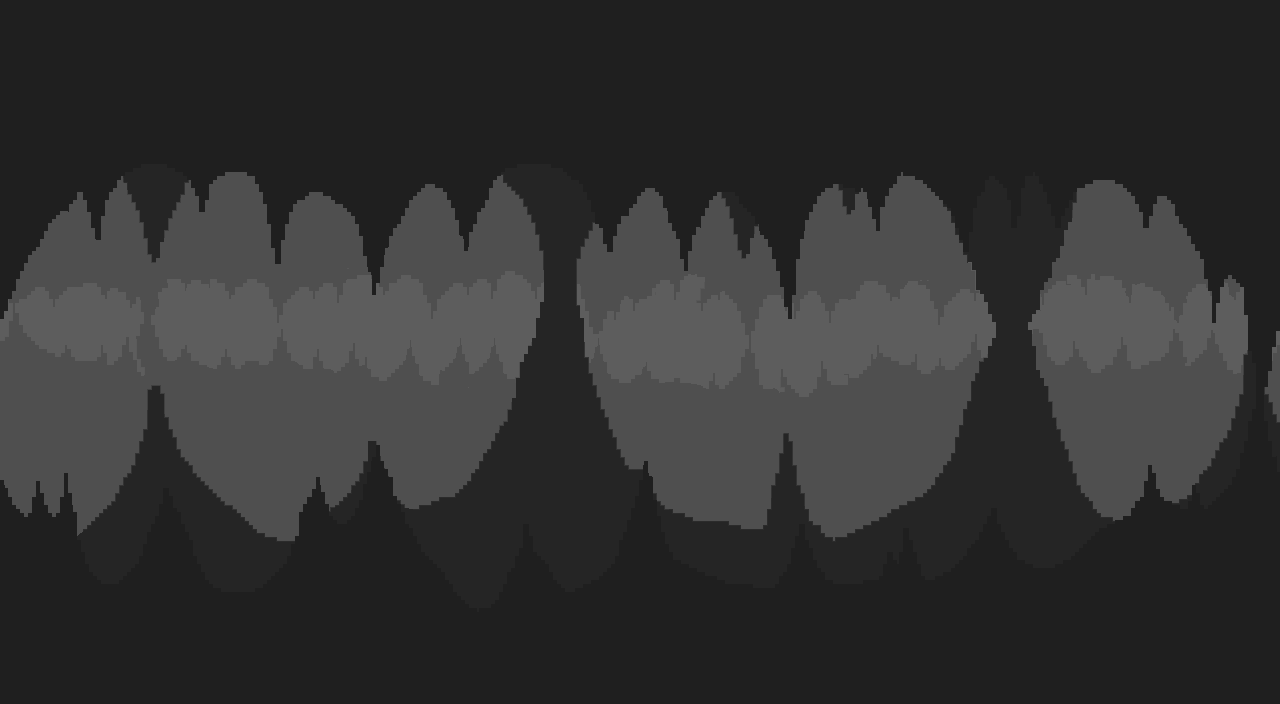
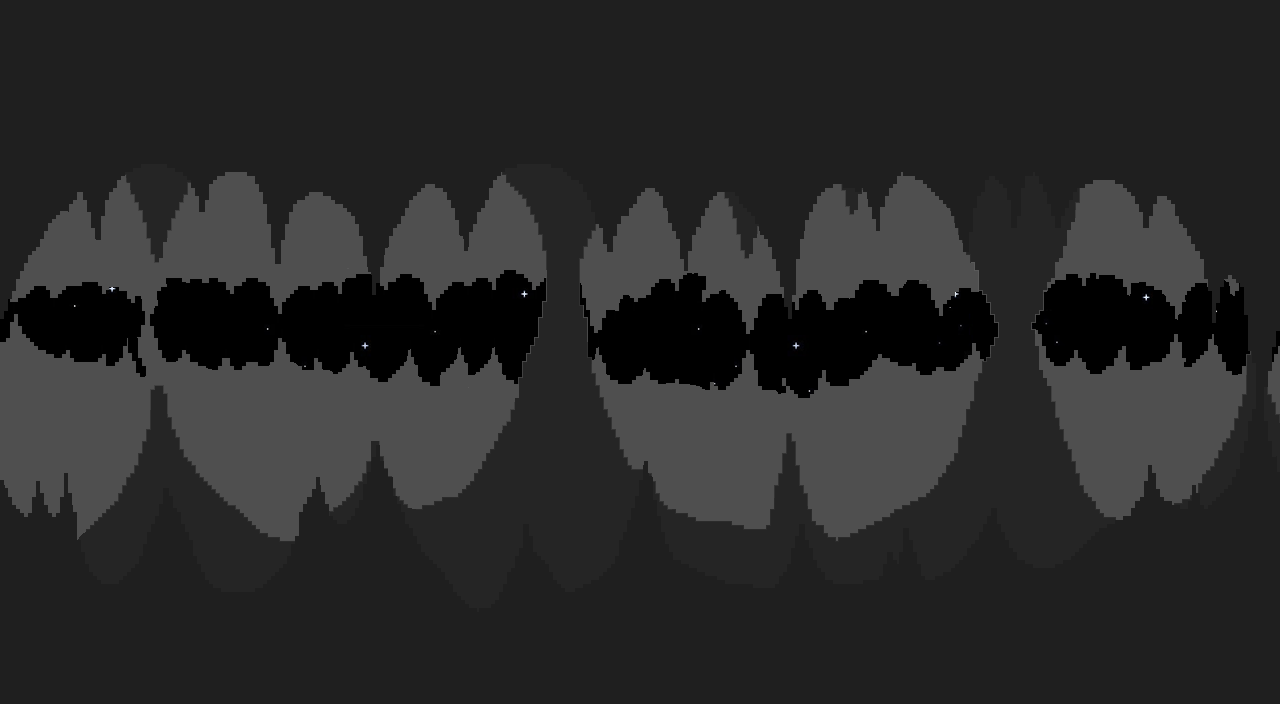
Layered file, before and after one edit (1280×704). Changes by layer:
added layer "Top Layer" (1st of 2) above "Middle Layer" over [0, 172, 1280, 542]
added layer "Middle Layer" (1st of 2) above "Last Layer" over [0, 172, 1280, 542]
added layer "Last Layer" (1st of 2) above "Background" over [0, 172, 1280, 542]
added layer "Background" above "Top Layer" over [0, 172, 1280, 542]
hid "Layer 3" over [0, 172, 1280, 542]
hid "Layer 14" over [0, 172, 1280, 542]
hid "Layer 32" over [0, 172, 1280, 542]
hid "Layer 2" over [0, 172, 1280, 542]
